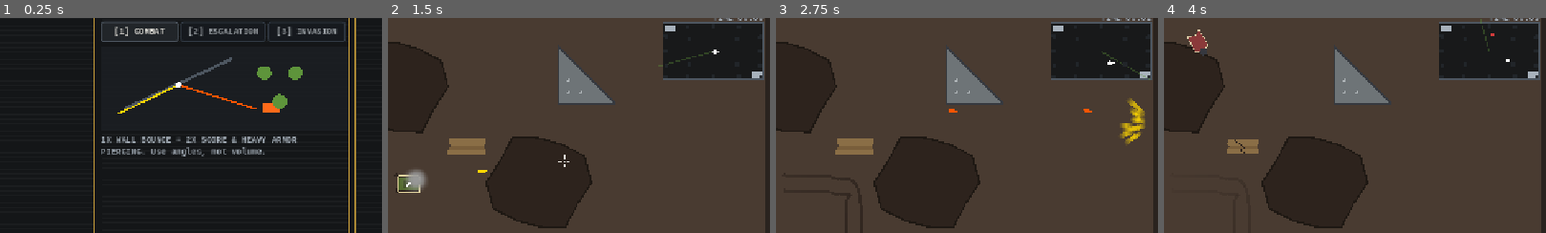
Above: before the commit, frames 1-4 (left to right).
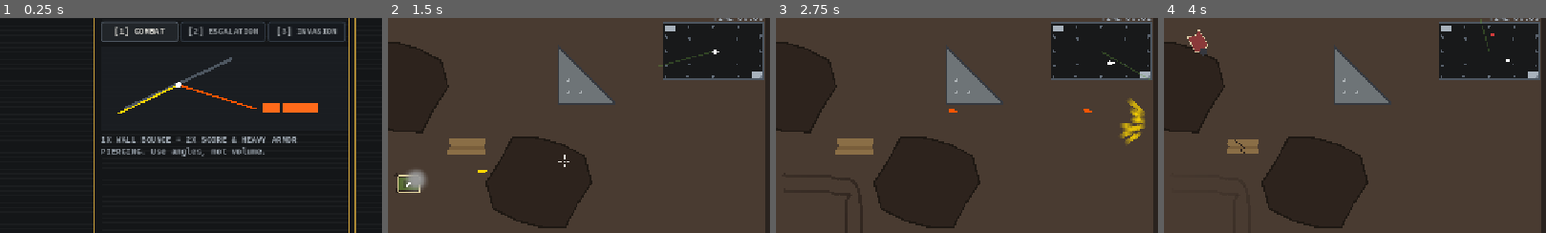
Above: after the commit, the same moments.

Repository: XTripsy/TrenchArmorSurvival
Game: Godot game, scene res://scenes/main_menu.tscn
The game is run twice, just before and just after one commit, with the same random seed, the same clock (stepped at 60 frames per second) and the same inputs.
Inputs (mouse positions are % of the whole screen's width and height, from its top left):
- Up to frame 1 (0.25 s): no input
- Up to frame 2 (1.5 s): click "DEPLOY TO SECTOR >>" at 0.5 s; tap Enter (ui_accept) at 1.25 s; move the mouse to (72, 45) at 1.27 s; press the mouse at (72, 45) at 1.28 s; hold D (move_right) from 1.28 s (still down)
- Up to frame 3 (2.75 s): tap Enter (ui_accept) at 1.52, 2.27 s; move the mouse to (30, 55) at 2.02 s; release D (move_right) at 2.03 s; release the mouse at (30, 55) at 2.03 s; hold S (move_down) from 2.03 s (still down); click (30, 55) at 2.1 s
- Up to frame 4 (4 s): move the mouse to (60, 28) at 2.77 s; release S (move_down) at 2.78 s; press the mouse at (60, 28) at 2.78 s; hold D (move_right) 2.78-3.53 s; move the mouse to (45, 70) at 3.52 s; release the mouse at (45, 70) at 3.53 s; hold W (move_up) from 3.53 s (still down); click (45, 70) at 3.6 s; tap Enter (ui_accept) at 3.77 s
The pictures show only the part of the screen within x 49-99%, y 12-62%; the shares and areas given below are measured in that part.

The runs differ from the first frame. In frame 1, 1.0% of the frame differs, in the area x 67-84%, y 22-44%; in frame 2, 0.1%; in frame 3, 0.1%; in frame 4, 0.1%.

Commit message:
fix(ui): repair game over layout, radar markers and field manual

Diff:
--- a/scenes/ui/game_over_menu.tscn
+++ b/scenes/ui/game_over_menu.tscn
@@ -38,10 +38,10 @@
 vertical_alignment = 1
 
 [node name="StatsLabel" type="Label" parent="Overlay"]
-offset_left = 0.0
-offset_top = 260.0
-offset_right = 1280.0
-offset_bottom = 400.0
+offset_left = 430.0
+offset_top = 250.0
+offset_right = 850.0
+offset_bottom = 390.0
 theme_override_colors/font_color = Color(0.85098, 0.788235, 0.639216, 1)
 theme_override_font_sizes/font_size = 22
 text = "FINAL SCORE: 000000
--- a/scripts/ui/game_over_menu.gd
+++ b/scripts/ui/game_over_menu.gd
@@ -1,6 +1,10 @@
 extends CanvasLayer
 
 const BEST_SCORE_SETTING: String = "application/config/best_score"
+const REPORT_CONTENT_TOP: float = 120.0
+const REPORT_CONTENT_WIDTH: float = 460.0
+const REPORT_CONTENT_HEIGHT: float = 300.0
+var _is_redeploying: bool = false
 
 @onready var overlay: Control = $Overlay
 @onready var header_label: Label = $Overlay/HeaderLabel
@@ -21,28 +25,36 @@
 	redeploy_button.pressed.connect(_on_redeploy_pressed)
 	menu_button.pressed.connect(_on_menu_pressed)
 	header_label.label_settings = UIThemeBuilder.create_label_settings(UIThemeBuilder.TYPE_DISPLAY, UIThemeBuilder.UI_TEXT_DANGER, 2)
+	stats_label.label_settings = UIThemeBuilder.create_label_settings(UIThemeBuilder.TYPE_LABEL, UIThemeBuilder.UI_TEXT_PRIMARY, 2)
 	_build_report_decoration()
 	if GameManager.state == GameManager.State.GAME_OVER:
 		_show_stats()
 
 func _build_report_decoration() -> void:
+	var report_card: PanelContainer = PanelContainer.new()
+	report_card.name = "ReportCard"
+	report_card.position = Vector2(410, REPORT_CONTENT_TOP)
+	report_card.custom_minimum_size = Vector2(REPORT_CONTENT_WIDTH, REPORT_CONTENT_HEIGHT)
+	report_card.add_theme_stylebox_override("panel", UIThemeBuilder.panel_style(UIThemeBuilder.UI_BG_DARK, UIThemeBuilder.UI_BORDER_STEEL, 4, 2))
+	overlay.add_child(report_card)
+
 	var frame: TacticalFrame = TacticalFrame.new()
 	frame.show_brackets = true
 	frame.show_scanlines = true
 	frame.set_anchors_and_offsets_preset(Control.PRESET_FULL_RECT)
 	frame.mouse_filter = Control.MOUSE_FILTER_IGNORE
-	overlay.add_child(frame)
+	report_card.add_child(frame)
 
 	var report_label: Label = Label.new()
 	report_label.text = "AFTER-ACTION COMBAT REPORT"
-	report_label.position = Vector2(0, 210)
-	report_label.size = Vector2(1280, 30)
+	report_label.position = Vector2(0, 56)
+	report_label.size = Vector2(REPORT_CONTENT_WIDTH, 30)
 	report_label.horizontal_alignment = HORIZONTAL_ALIGNMENT_CENTER
 	report_label.label_settings = UIThemeBuilder.create_label_settings(UIThemeBuilder.TYPE_HEADER, UIThemeBuilder.UI_TEXT_MUTED)
 	overlay.add_child(report_label)
 
 	_rank_stamp = RankStamp.new()
-	_rank_stamp.position = Vector2(850, 150)
+	_rank_stamp.position = Vector2(850, REPORT_CONTENT_TOP + 18.0)
 	_rank_stamp.custom_minimum_size = Vector2(76, 76)
 	_rank_stamp.visible = false
 	overlay.add_child(_rank_stamp)
@@ -59,6 +71,8 @@
 			redeploy_button.disabled = false
 
 func _on_game_state_changed(new_state: int) -> void:
+	if _is_redeploying:
+		return
 	if new_state == int(GameManager.State.GAME_OVER):
 		_show_stats()
 	else:
@@ -120,8 +134,12 @@
 		get_viewport().set_input_as_handled()
 
 func _on_redeploy_pressed() -> void:
-	if _lockout_timer > 0.0:
+	if _lockout_timer > 0.0 or _is_redeploying:
 		return
+	_is_redeploying = true
+	overlay.visible = false
+	redeploy_button.disabled = true
+	GameManager.change_state(GameManager.State.PLAYING)
 	var arena: Node = get_parent()
 	if arena != null and arena.has_method("restart_run"):
 		arena.call("restart_run")
--- a/scripts/ui/hud.gd
+++ b/scripts/ui/hud.gd
@@ -605,7 +605,7 @@
 	for node: Node in get_tree().get_nodes_in_group("bouncy_surface"):
 		var obs: Node2D = node as Node2D
 		if obs != null:
-			canvas.draw_rect(Rect2(_to_minimap(obs.global_position, inner) - Vector2(3, 3), Vector2(6, 6)), UIThemeBuilder.UI_SURFACE)
+			canvas.draw_circle(_to_minimap(obs.global_position, inner), 2.0, UIThemeBuilder.UI_ORNAMENT_DIM)
 
 	for node: Node in get_tree().get_nodes_in_group("capture_zone"):
 		var zone: Node2D = node as Node2D
--- a/scripts/ui/main_menu.gd
+++ b/scripts/ui/main_menu.gd
@@ -244,22 +244,35 @@
 	var diagram_index: int = 0
 
 	func _draw() -> void:
-		var c: Vector2 = size * 0.5
 		draw_rect(Rect2(Vector2.ZERO, size), UIThemeBuilder.UI_BG_ELEVATED)
-		if diagram_index == 0:
-			draw_line(Vector2(40, 104), Vector2(220, 20), UIThemeBuilder.UI_BORDER_STEEL, 5.0)
-			draw_line(Vector2(30, 112), Vector2(130, 64), Color("#FFD700"), 3.0)
-			draw_line(Vector2(130, 64), Vector2(260, 104), Color("#FF5500"), 3.0)
-			draw_circle(Vector2(130, 64), 5, Color.WHITE)
-			draw_string(UIThemeBuilder.build_system_font(), Vector2(274, 108), "2X", HORIZONTAL_ALIGNMENT_LEFT, -1, UIThemeBuilder.TYPE_HEADER, UIThemeBuilder.SEMANTIC_CRIT)
-		elif diagram_index == 1:
-			draw_arc(Vector2(100, 70), 52, PI, TAU, 24, UIThemeBuilder.SEMANTIC_WARN, 5.0)
-			draw_line(Vector2(100, 70), Vector2(270, 70), UIThemeBuilder.UI_BORDER_ACTIVE, 3.0)
-			draw_circle(Vector2(330, 70), 30, Color("#36393F"))
-			draw_string(UIThemeBuilder.build_system_font(), Vector2(286, 120), "IRON GOLIATH", HORIZONTAL_ALIGNMENT_LEFT, -1, UIThemeBuilder.TYPE_MICRO, UIThemeBuilder.UI_TEXT_DANGER)
-		else:
-			draw_rect(Rect2(36, 34, 130, 76), UIThemeBuilder.UI_SURFACE, false, 2.0)
-			draw_rect(Rect2(238, 20, 140, 96), UIThemeBuilder.UI_BORDER_STEEL, false, 2.0)
-			draw_line(Vector2(166, 72), Vector2(238, 72), UIThemeBuilder.UI_BORDER_ACTIVE, 3.0)
+		match diagram_index:
+			0:
+				_draw_combat_diagram()
+			1:
+				_draw_escalation_diagram()
+			_:
+				_draw_invasion_diagram()
+
+	func _draw_combat_diagram() -> void:
+		draw_line(Vector2(40, 104), Vector2(220, 20), UIThemeBuilder.UI_BORDER_STEEL, 5.0)
+		draw_line(Vector2(30, 112), Vector2(130, 64), Color("#FFD700"), 3.0)
+		draw_line(Vector2(130, 64), Vector2(260, 104), Color("#FF5500"), 3.0)
+		draw_circle(Vector2(130, 64), 5, Color.WHITE)
+		draw_string(UIThemeBuilder.build_system_font(), Vector2(274, 108), "2X SCORE", HORIZONTAL_ALIGNMENT_LEFT, -1, UIThemeBuilder.TYPE_HEADER, UIThemeBuilder.SEMANTIC_CRIT)
+
+	func _draw_escalation_diagram() -> void:
+		draw_line(Vector2(36, 104), Vector2(36, 30), UIThemeBuilder.UI_BORDER_STEEL, 3.0)
+		draw_line(Vector2(36, 104), Vector2(190, 104), UIThemeBuilder.UI_BORDER_STEEL, 3.0)
+		draw_polyline(PackedVector2Array([Vector2(42, 96), Vector2(90, 84), Vector2(126, 68), Vector2(164, 42), Vector2(204, 26)]), UIThemeBuilder.SEMANTIC_WARN, 4.0)
+		draw_circle(Vector2(204, 26), 8.0, UIThemeBuilder.SEMANTIC_DANGER)
+		draw_circle(Vector2(330, 70), 30, Color("#36393F"))
+		draw_circle(Vector2(330, 70), 34, UIThemeBuilder.UI_TEXT_DANGER, false, 2.0)
+		draw_string(UIThemeBuilder.build_system_font(), Vector2(270, 122), "100% THREAT → IRON GOLIATH", HORIZONTAL_ALIGNMENT_LEFT, -1, UIThemeBuilder.TYPE_MICRO, UIThemeBuilder.UI_TEXT_DANGER)
+
+	func _draw_invasion_diagram() -> void:
+		draw_rect(Rect2(36, 34, 130, 76), UIThemeBuilder.UI_SURFACE, false, 2.0)
+		draw_rect(Rect2(238, 20, 140, 96), UIThemeBuilder.UI_BORDER_STEEL, false, 2.0)
+		draw_line(Vector2(166, 72), Vector2(238, 72), UIThemeBuilder.UI_BORDER_ACTIVE, 3.0)
 		for p: Vector2 in [Vector2(274, 44), Vector2(326, 44), Vector2(300, 92)]:
 			draw_circle(p, 12, UIThemeBuilder.SEMANTIC_ALLY)
+		draw_string(UIThemeBuilder.build_system_font(), Vector2(54, 128), "3 OUTPOSTS // +500 PTS // +1 ARMOR", HORIZONTAL_ALIGNMENT_LEFT, -1, UIThemeBuilder.TYPE_MICRO, UIThemeBuilder.SEMANTIC_ALLY)
Not shown, changed: TODO_TrenchArmorSurvival.md
Not shown, added: docs/superpowers/plans/2026-11-25-phase14-ui-fixes.md
